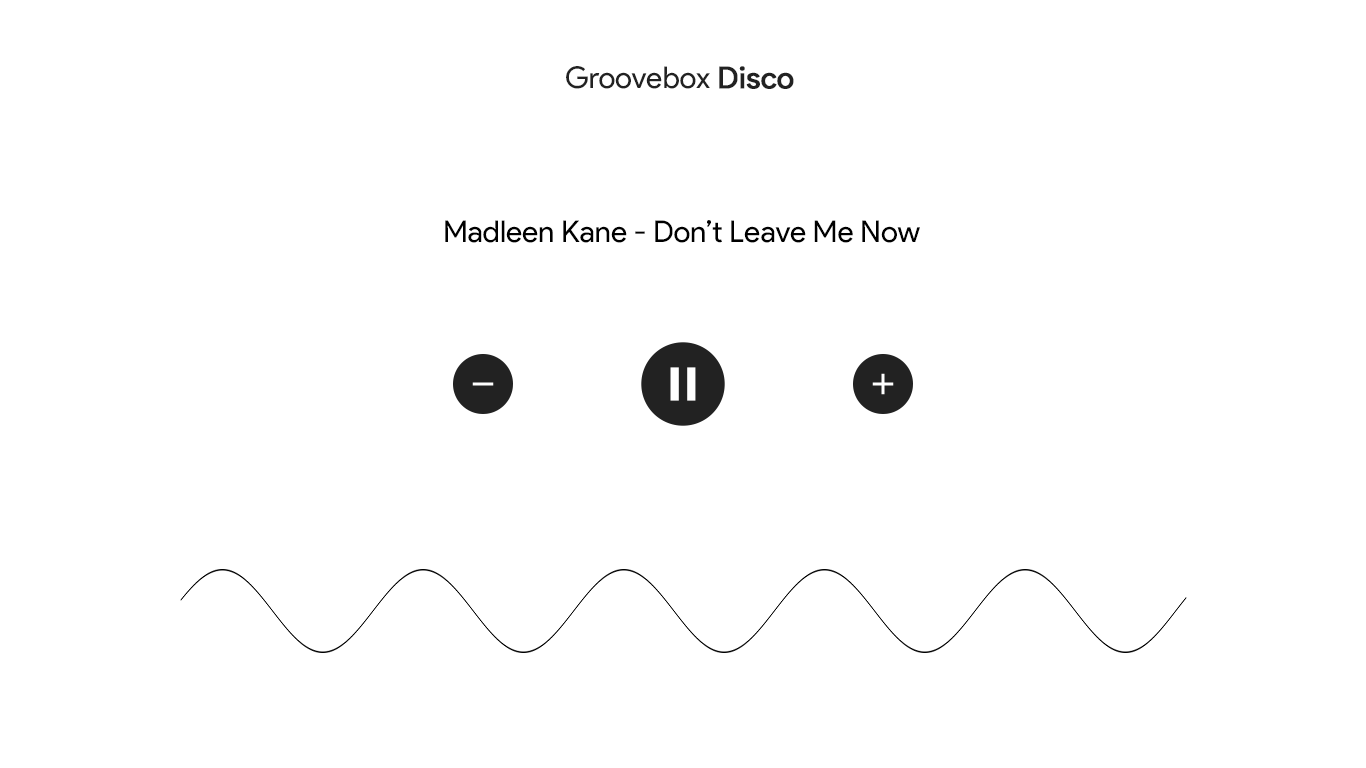
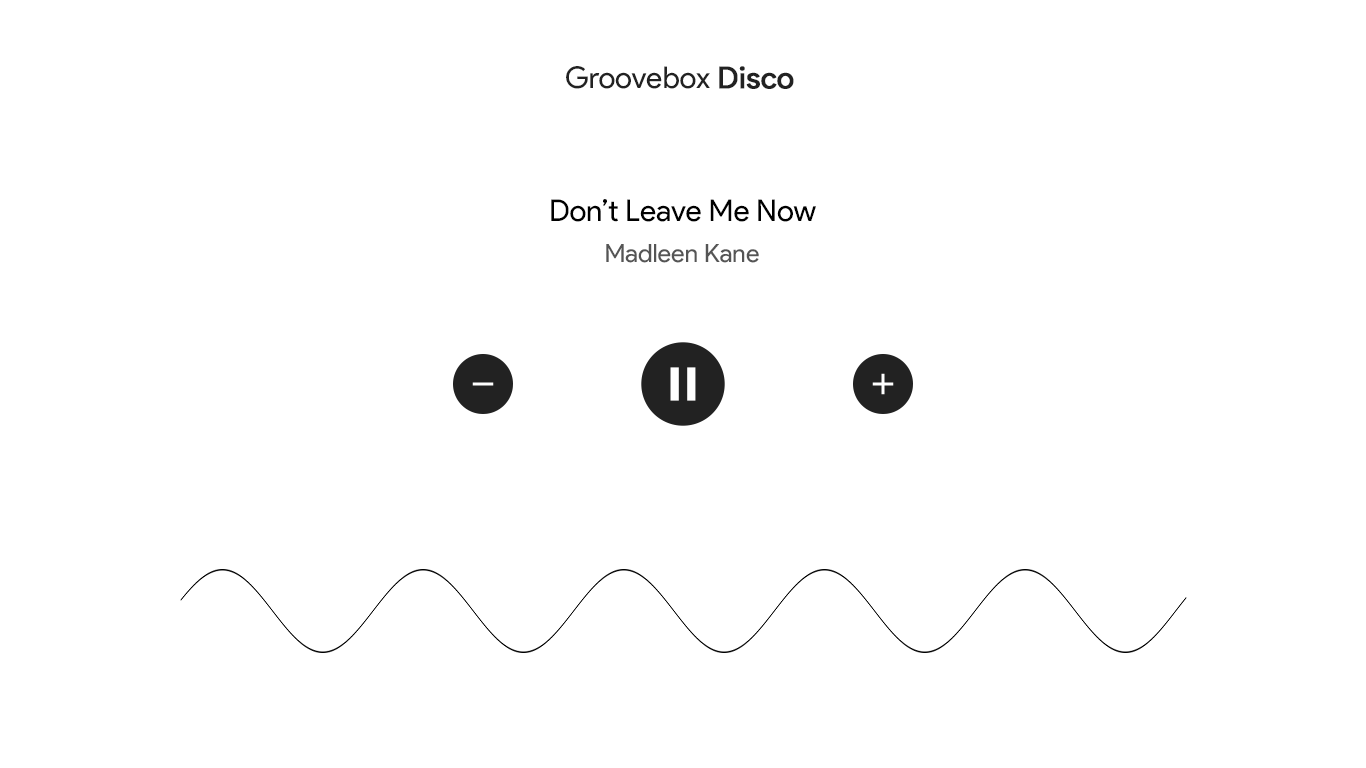
Revision of a layered 1366 x 768 image; what changed, layer by layer:
added group "track title" with 2 layers in group "Desktop" over [551, 199, 816, 263]
renamed "Madleen Kane - Don’t Leave Me Now" to "Don’t Leave Me Now", moved it into group "track title", painted on it over [445, 199, 920, 243]
added layer "Madleen Kane" in group "track title" over [606, 244, 759, 263]
